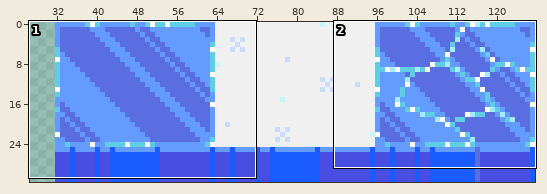
Sprite sheet -- assets/aseprite/tiles.png. Above: a wide view before the commit, with the close-up outlined.
Close-up. First the earlier version:
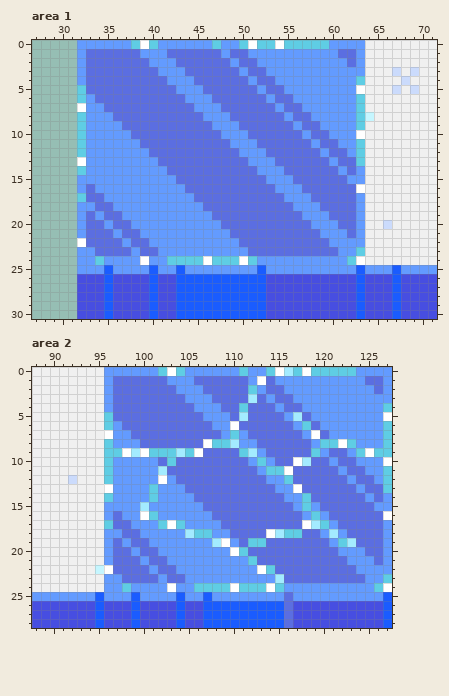
The file is 128x32 pixels. Shown: area 1: x 27..71, y 0..30; area 2: x 88..127, y 0..28. The wide view leaves out empty margins.
Now the later version:
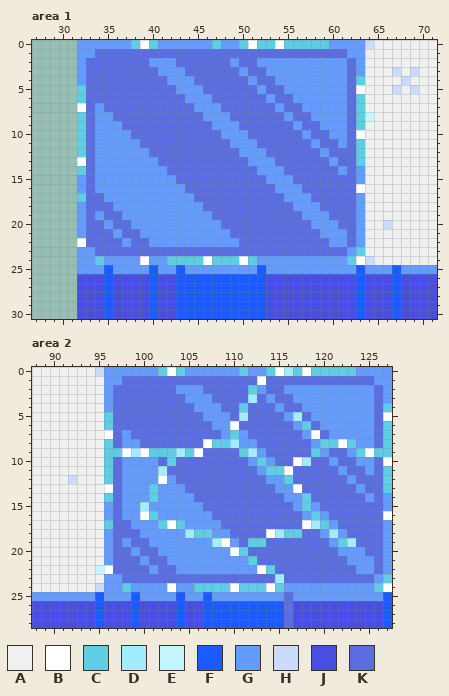
Palette (. is transparent): A #f0f0f0  B #ffffff  C #5fcde4  D #a3ebff  E #c5f6ff  F #1a5cff  G #639bff  H #cbdbfc  J #474ee1  K #5b6ee1
The exact change:
Area 1:
Colour K becomes colour G in row 1 at x 33 and 62.
Colour A becomes colour H in row 0 at x 64; in row 24 at x 64.
Colour G becomes colour K in row 1 at x 39 to 41, 48 and 51 to 60; in rows 3 to 5 at x 62; in rows 6 to 12 at x 33 and 62; in rows 13 to 14 at x 33; in row 15 at x 33 and 62; in row 18 at x 33.
Colour G becomes colour K in row 22 at x 62; in row 23 at x 38, 41 to 50 and 61.
Area 2:
Colour K becomes colour G in row 1 at x 97 and 126.
Colour A becomes colour H in row 0 at x 95; in row 24 at x 95.
Colour G becomes colour K in row 1 at x 103 to 105, 112 and 115 to 124; in rows 3 to 5 at x 126; in rows 6 to 8 at x 97 and 126; in rows 10 to 12 at x 97 and 126; in rows 13 to 14 at x 97; in row 15 at x 97 and 126.
Colour G becomes colour K in row 18 at x 97; in row 22 at x 126; in row 23 at x 102, 105 to 114 and 125.
Where, in picture pixels (left, top, right, bottom), the same in both close-ups:
changed: (86, 40, 374, 265)
changed: (95, 367, 383, 583)
changed: (95, 583, 104, 592)
